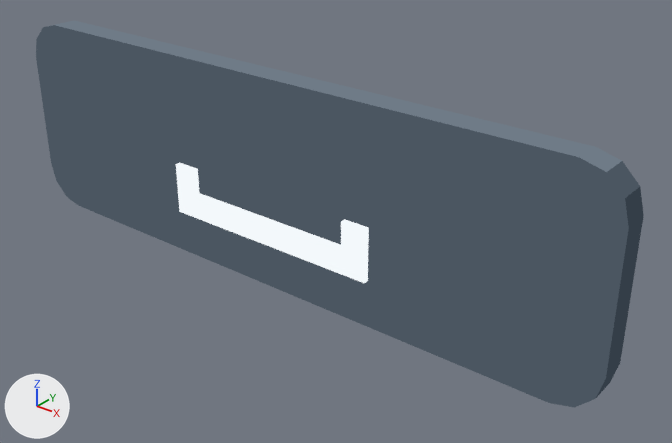
The glTF model Assets/TD2/Screen3D/Kit07/white/Key_Space_Down.gltf as it was, and as the next commit left it.
Before and after are seen from a 50 mm camera at (2.07, -2.2, 1.77) aimed at (0.2, 0.14, 0.32). Every picture has the same lights, and +X, +Y and +Z are marked at lower left. The older version comes first. Vertices at exactly the same position are counted once.

The scene before the commit, as lines of its bpy script (objects in view):
```python
me_key_space_down_001 = bpy.data.meshes.new('Key_Space_Down.001')
me_key_space_down_001.from_pydata(...)  # 96 vertices, 192 faces; spans x -1.3..1.3, y -0.02..0.1, z 0.04..0.84
# faces by material slot: [132, 32, 8, 20]
me_key_space_down_001.materials.append(mat_k07_white_glow)
me_key_space_down_001.materials.append(mat_k07_white_graphite_dark)
me_key_space_down_001.materials.append(mat_k07_white_graphite_light)
me_key_space_down_001.materials.append(mat_k07_white_graphite)
ob_key_space_down_baked = bpy.data.objects.new('Key_Space_Down_baked', me_key_space_down_001)
ob_key_space_down_baked.location = (0.0, 0.0, 0.0)
```
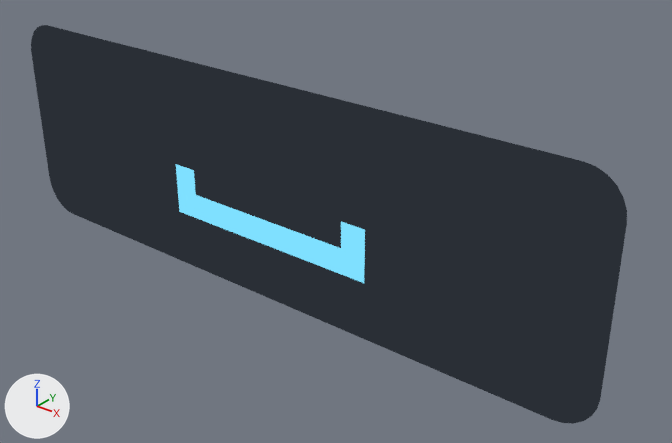
The newer file is also turned or shifted as a whole; pictures and numbers use the older file's frame.

Boxes (x1, y1, x2, y2) around the edits, measured in the pictures (672 x 443 px):
'Key_Space_Down_baked', reshaped, recoloured
    before: (36, 21, 644, 408)
    after: (31, 25, 627, 424)
part 1 of me_key_space_down_001, rebuilt
    before: (36, 21, 644, 408)
    after: (31, 25, 627, 424)
part 2 of me_key_space_down_001, deleted
    before: (254, 214, 277, 249)
part 3 of me_key_space_down_001, built on
    before: (176, 162, 369, 283)
    after: (176, 164, 365, 283)

Edits to the bpy script that builds the scene:
```text
Add mat_k07_white_sign_hot:
    mat_k07_white_sign_hot = bpy.data.materials.new('K07_white_sign_hot')
    # nodes: BsdfTransparent, Emission, LightPath, MixShader, OutputMaterial
    # colours: cyan #7fe0ff
Add mat_k07_white_sign_plate:
    mat_k07_white_sign_plate = bpy.data.materials.new('K07_white_sign_plate')
    # nodes: BsdfTransparent, Emission, LightPath, MixShader, OutputMaterial
    # colours: dark grey #2a2f36
Change me_key_space_down_001:
    used by ob_key_space_down_baked; location = (0.0, 0.0, 0.0)
    remove me_key_space_down_001.from_pydata(...)  # 96 vertices, 192 faces; spans x -1.3..1.3, y -0.02..0.1, z 0.04..0.84
    remove me_key_space_down_001.materials.append(mat_k07_white_glow)
    remove me_key_space_down_001.materials.append(mat_k07_white_graphite_dark)
    remove me_key_space_down_001.materials.append(mat_k07_white_graphite_light)
    remove me_key_space_down_001.materials.append(mat_k07_white_graphite)
    add me_key_space_down_001.from_pydata(...)  # 52 vertices, 48 faces; spans x -1.3..1.3, y -0.02, z 0.0..0.84
    me_key_space_down_001 part 1: the loose piece of 32 vertices spanning x -1.3..1.3, y 0.0..0.1, z 0.04..0.84 is rebuilt with 28 vertices and now spans x -1.3..1.3, y -0.02, z 0.0..0.84, in mat_k07_white_sign_plate
    me_key_space_down_001 part 2: the loose piece of 8 vertices spanning x -0.05..0.05, y -0.02..0.0, z 0.22..0.32 is deleted
    me_key_space_down_001 part 3
    32 vertices are removed from x -0.45..0.45, y -0.02..0.0, z 0.22..0.42
    120 faces are deleted
    22 new faces join them, mat_k07_white_sign_hot
    add me_key_space_down_001.materials.append(mat_k07_white_sign_plate)
    add me_key_space_down_001.materials.append(mat_k07_white_sign_hot)
```
